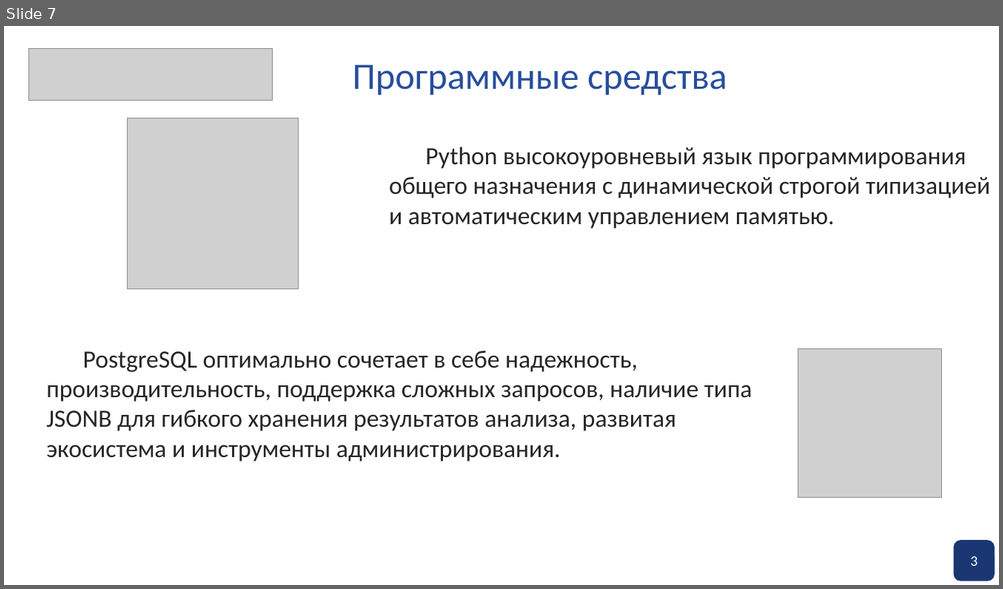
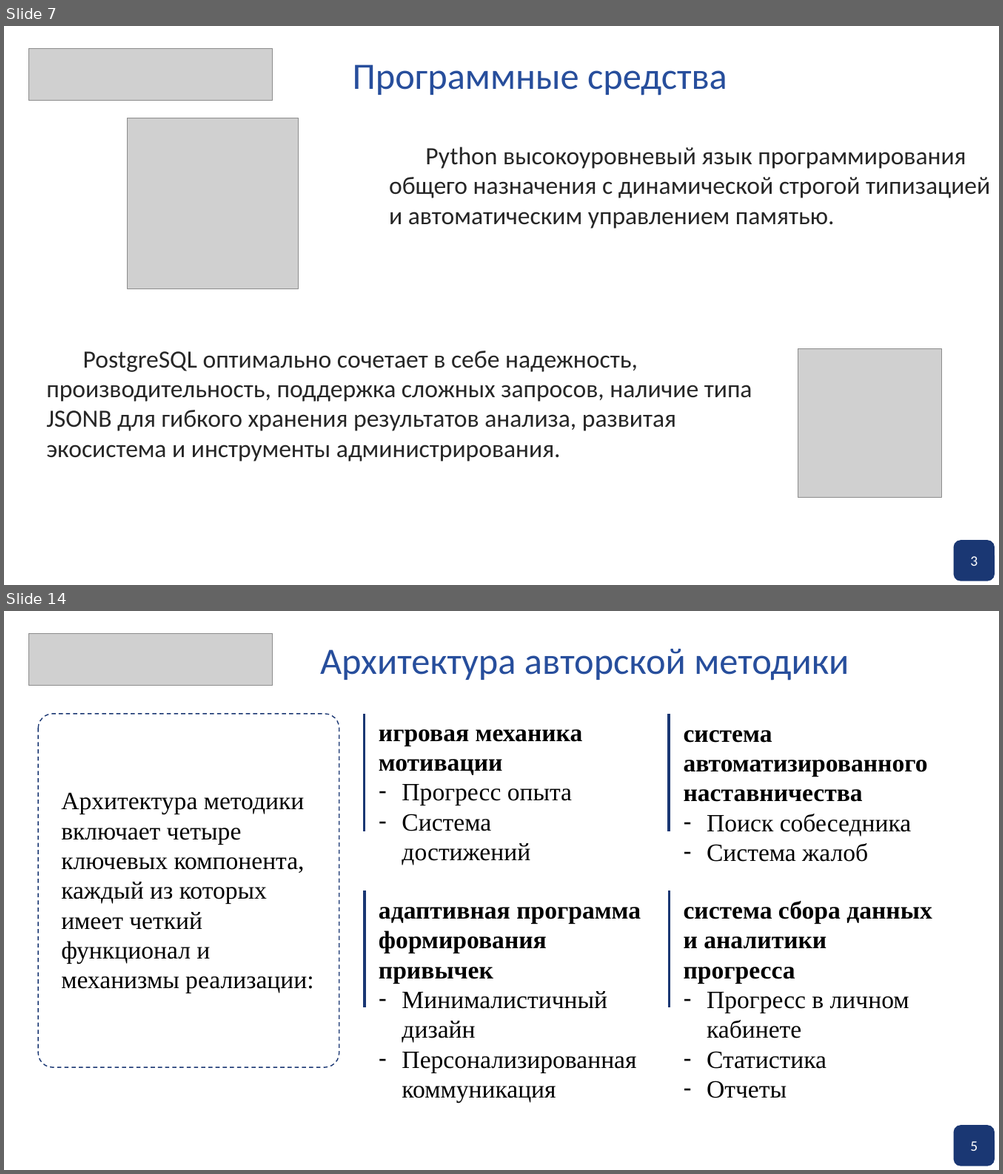
Before and after one commit to pagamov/pagamov_bot, a slide deck: docs/Презентация Гамов.pptx. Shown one above the other, each under a label of ours: slide 7 before the commit, slides 7 and 14 after it; the slides between them are not shown. The pictures are 1003x589 and 1003x1174 pixels, drawn with LibreOffice and Linux fonts; fonts in the diff are those of the drawing; grey boxes stand for pictures; background and template pictures are left out. Boxes give left, top, right and bottom in pixels: in the first picture for what was removed or moved away, otherwise in the second. Text is boxed around its words. In the diff, an @@ line names an element or a change of style, - is before the commit and + after.

```diff
--- a/docs/Презентация Гамов.pptx
+++ b/docs/Презентация Гамов.pptx
@@ slide 14 added at (4, 611, 999, 1170), background picture (left out) @@
@@ picture added at (28, 633, 273, 686) @@
@@ text added at (320, 649, 848, 681), 36 pt, text #274E9C @@
+Архитектура авторской методики
@@ rounded rectangle added at (38, 714, 339, 1068), outline #1A3773 1 pt dashed @@
@@ line added from (364, 714) to (364, 832), #1A3773 2.25 pt @@
@@ line added from (669, 714) to (669, 832), #1A3773 2.25 pt @@
@@ text added at (378, 729, 583, 865), 24 pt, text #000000 @@
+игровая механика мотивации
+– Прогресс опыта
+– Система достижений
@@ text added at (683, 730, 928, 862), 24 pt, text #000000, bold @@
+система автоматизированного наставничества
+– Поиск собеседника
+– Система жалоб
@@ text added at (61, 792, 313, 994), 24 pt, text #000000 @@
+Архитектура методики включает четыре ключевых компонента, каждый из которых имеет четкий функционал и механизмы реализации:
@@ line added from (364, 891) to (364, 1008), #1A3773 2.25 pt @@
@@ line added from (669, 891) to (669, 1008), #1A3773 2.25 pt @@
@@ text added at (378, 907, 640, 1103), 24 pt, text #000000 @@
+адаптивная программа формирования привычек
+– Минималистичный дизайн
+– Персонализированная коммуникация
@@ text added at (683, 901, 931, 1099), 24 pt, text #000000 @@
+система сбора данных и аналитики прогресса
+– Прогресс в личном кабинете
+– Статистика
+– Отчеты
@@ rounded rectangle added at (954, 1126, 994, 1166), fill #1A3773, outline #1A3773 1 pt @@
@@ text added at (970, 1142, 977, 1151), 14 pt, text #FFFFFF @@
+5
```
Also in this commit, not shown: 2 slides changed, 17 other slides added, 1 slide removed, 5 other files.
